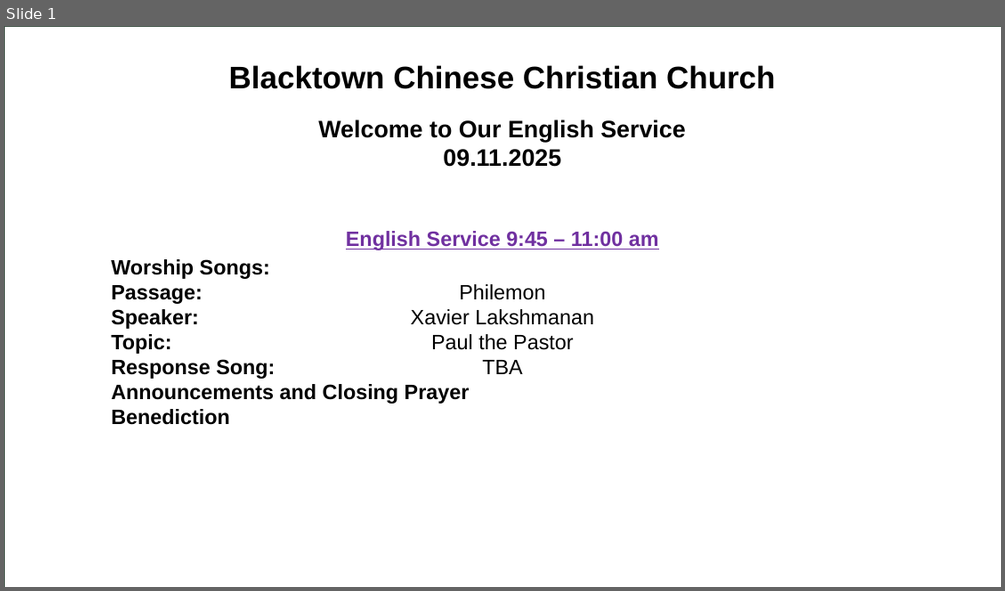
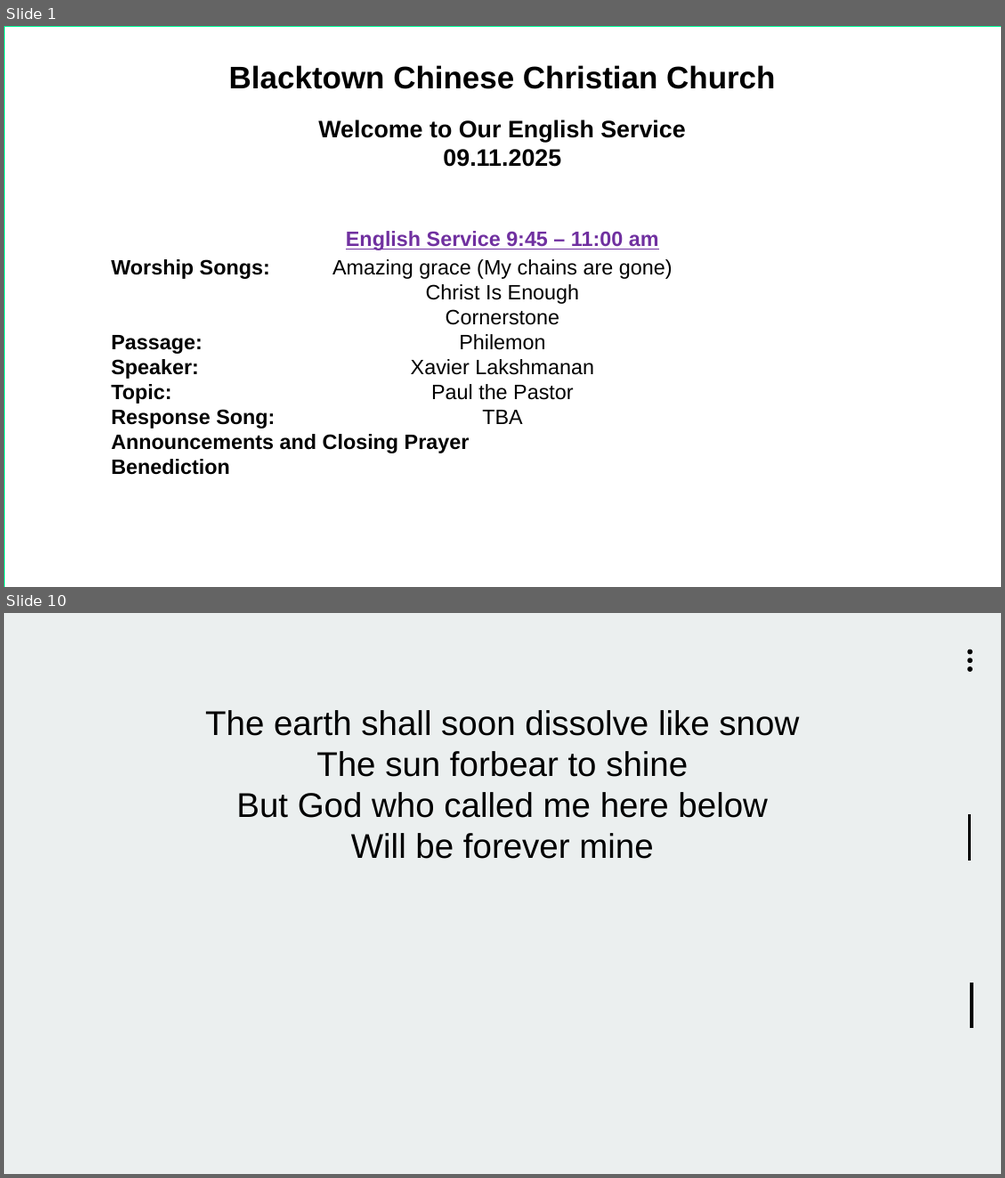
Before and after one commit to pangwuu/smallPowerpointMaker, a slide deck: Complete slides/2025_11_09.pptx. Shown one above the other, each under a label of ours: slide 1 before the commit, slides 1 and 10 after it; the slides between them are not shown. The pictures are 1005x591 and 1005x1178 pixels, drawn with LibreOffice and Linux fonts; fonts in the diff are those of the drawing; background and template pictures are left out. Boxes give left, top, right and bottom in pixels: in the first picture for what was removed or moved away, otherwise in the second. Text is boxed around its words. In the diff, an @@ line names an element or a change of style, - is before the commit and + after.

```diff
--- a/Complete slides/2025_11_09.pptx
+++ b/Complete slides/2025_11_09.pptx
@@ slide 10 added at [4, 613, 1001, 1174], background #EBEFEF @@
@@ ellipse added at [967, 649, 972, 654], fill #000000 @@
@@ ellipse added at [967, 657, 972, 663], fill #000000 @@
@@ ellipse added at [967, 666, 972, 672], fill #000000 @@
@@ text added at [205, 710, 799, 859], 33 pt, text #000000 @@
+The earth shall soon dissolve like snow
+The sun forbear to shine
+But God who called me here below
+Will be forever mine
@@ line added from (970, 814) to (970, 860), #000000 3.25 pt @@
@@ line added from (971, 982) to (971, 1028), #000000 3.25 pt @@
@@ slide 1 changed as well @@
@@ background #081B19 to #EBEFEF @@
@@ rectangle at [4, 26, 1001, 587]: outline #415347 0.5 pt to #00FC98 0.5 pt @@
@@ text "Worship Songs: Passage: Speaker: Topic: ..." rewrapped from [111, 259, 469, 425] to [111, 259, 469, 475] @@
@@ text at [332, 259, 672, 424]: text changed @@
-Philemon
-Xavier Lakshmanan
-Paul the Pastor
-TBA
+Amazing grace (My chains are gone)
+Christ Is Enough
+Cornerstone
+Philemon
+Xavier Lakshmanan
+Paul the Pastor
+TBA
```
Also in this commit, not shown: 20 other slides changed, 33 other slides added.
